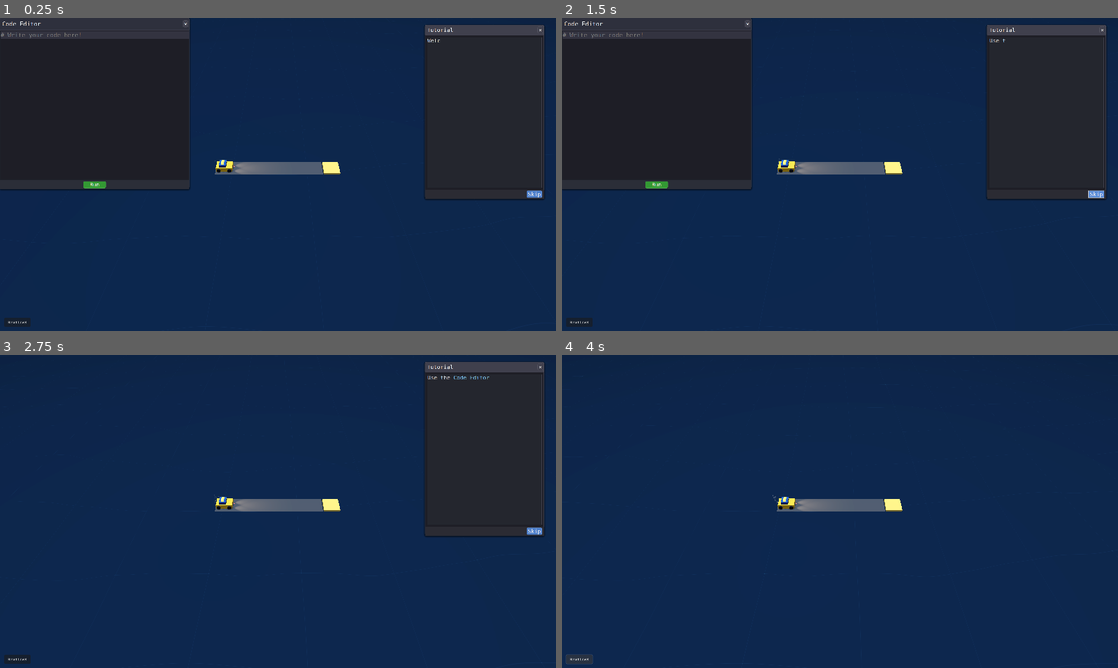
Above: before the commit, frames 1-4 (two rows, left to right).
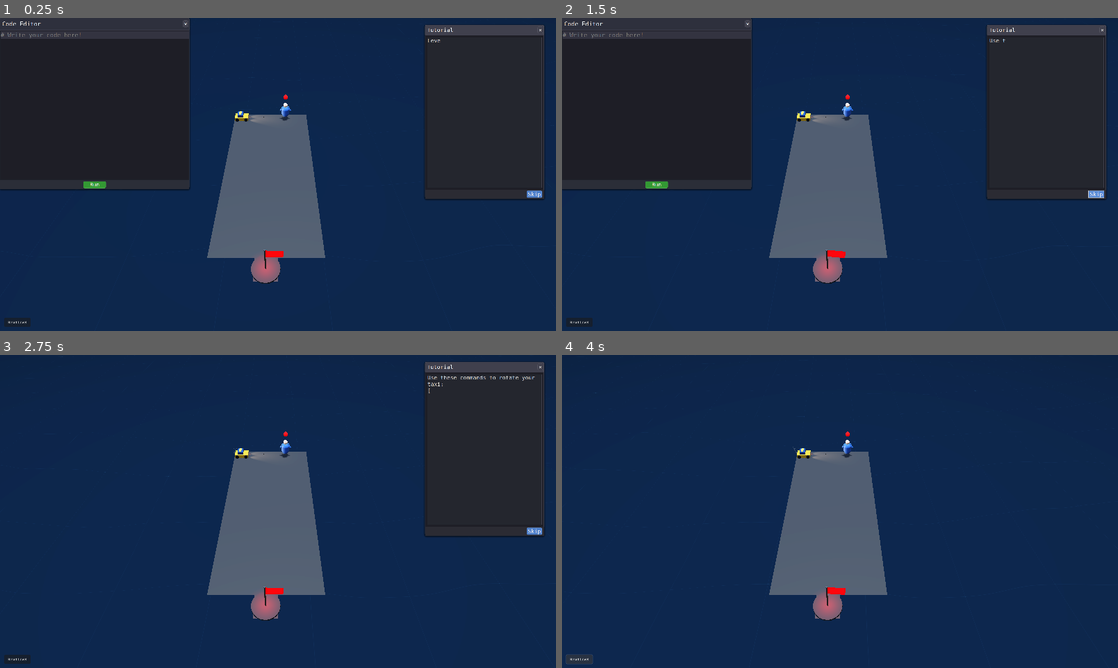
Above: after the commit, the same moments.

Repository: maxballison/self_driving
Game: Godot game, scene res://Main.tscn
The game is run twice, just before and just after one commit, with the same random seed, the same clock (stepped at 60 frames per second) and the same inputs.
Inputs:
- Up to frame 1 (0.25 s): no input
- Up to frame 2 (1.5 s): click "Skip" at 0.5 s; click "Skip" at 1.25 s
- Up to frame 3 (2.75 s): click "×" at 2 s
- Up to frame 4 (4 s): click "×" at 2.75 s; click "Reset Level" at 3.5 s

The runs differ from the first frame. In frame 1, 8.0% of the frame differs, in the area x 37-80%, y 6-85%; in frame 2, 8.0%; in frame 3, 8.1%, in the area x 18-98%, y 6-99%; in frame 4, 8.0%.

Commit message:
fixed drive off of map error bug thing

Diff:
--- a/scripts/LevelManager.gd
+++ b/scripts/LevelManager.gd
@@ -8,7 +8,7 @@
 signal level_switched()
 
 func _ready() -> void:
-	load_level("res://GeneratedLevels/level_1.tscn")
+	load_level("res://GeneratedLevels/level_3.tscn")
 
 func load_level(scene_path: String, spawn_position: Vector2i = Vector2i(-1, -1)) -> void:
 	print("Loading level: ", scene_path)
--- a/scripts/Player.gd
+++ b/scripts/Player.gd
@@ -337,7 +337,7 @@
 		print("Car moving forward - impulse applied, drive units: ", current_drive_units)
 	else:
 		# If recently grounded but now airborne, still try to move
-		var time_since_impulse = get_tree().get_frames() % 10
+		var time_since_impulse = Engine.get_physics_frames() % 10
 		if time_since_impulse < 5 and (global_position - last_grounded_position).length() < 1.0:
 			apply_central_impulse(current_direction * move_speed * 0.4)
 			print("Car moving in air from recent ground contact")
